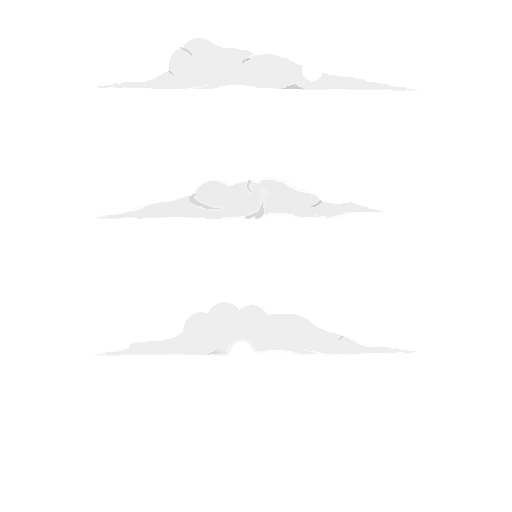
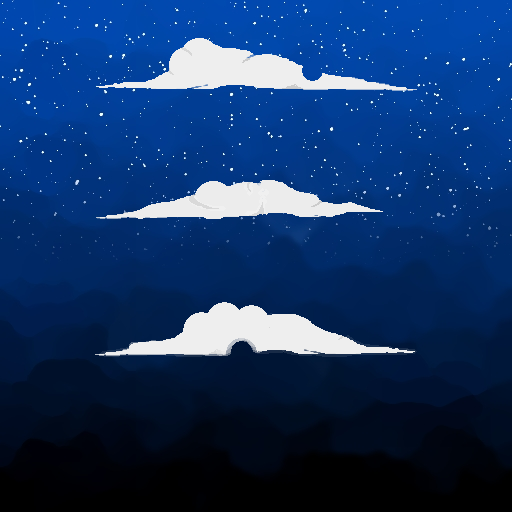
Comparing the layer stacks of the two 512×512 images. Changes:
painted on "cloud02" over (x1=97, y1=177, x2=362, y2=219)
showed "Background" over (x1=0, y1=0, x2=512, y2=512)
